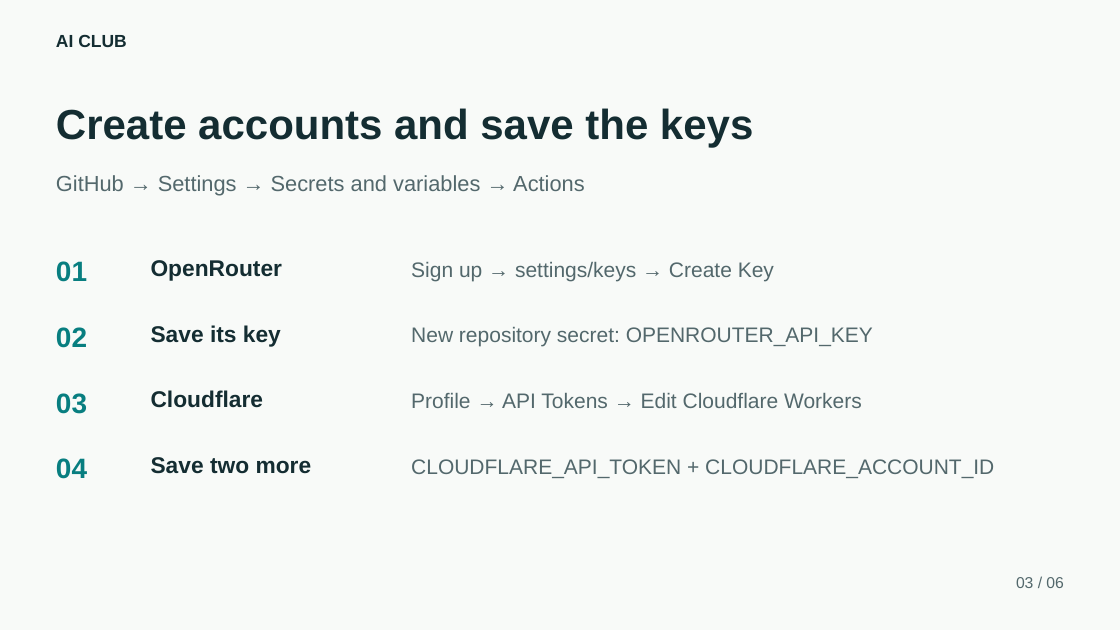
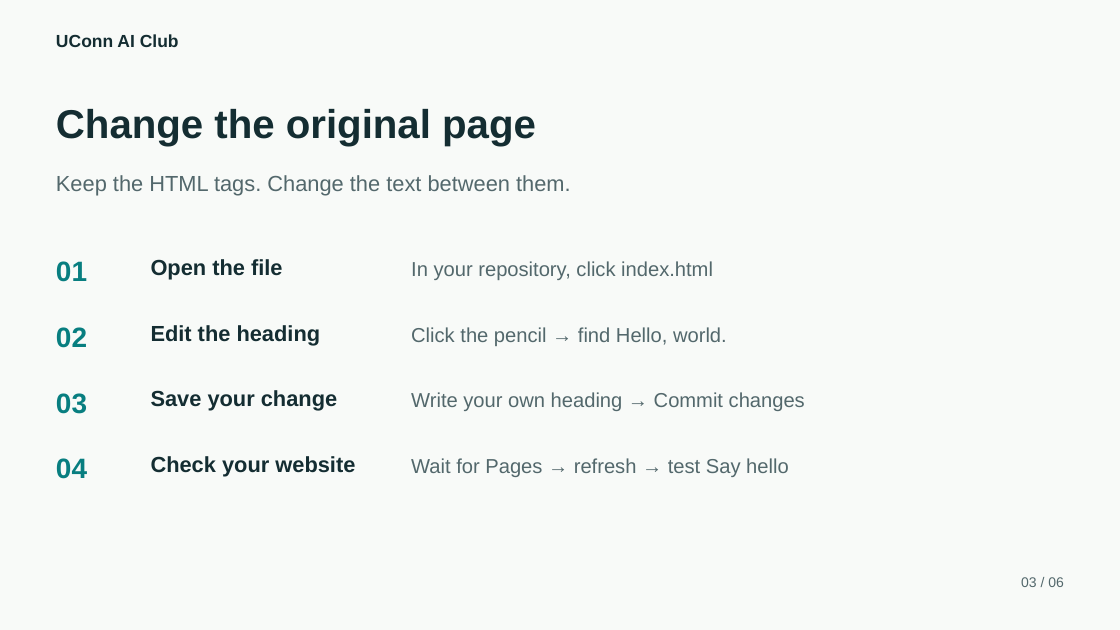
Before and after one commit to Casper3211/Static-Page-Demo, a slide deck: slide 3 of ai-would-you-rather/slides/Would-You-Rather-Workshop.pptx. Drawn at 1120x630 pixels with LibreOffice and Linux fonts; fonts in the diff are those of the drawing. Boxes give left, top, right and bottom in pixels: in the first picture for what was removed or moved away, otherwise in the second. Text is boxed around its words. In the diff, an @@ line names an element or a change of style, - is before the commit and + after.

Commit message:
Simplify UConn workshop with static game and optional AI route

```diff
--- a/ai-would-you-rather/slides/Would-You-Rather-Workshop.pptx
+++ b/ai-would-you-rather/slides/Would-You-Rather-Workshop.pptx
@@ text at (56, 34, 179, 47): text changed @@
-AI CLUB
+UConn AI Club
@@ text at (56, 109, 536, 146): text changed; size 36 to 34.5 pt @@
-Create accounts and save the keys
+Change the original page
@@ text at (56, 175, 571, 196): text changed @@
-GitHub → Settings → Secrets and variables → Actions
+Keep the HTML tags. Change the text between them.
@@ text at (151, 259, 283, 280): text changed; size 19.5 to 18.8 pt @@
-OpenRouter
+Open the file
@@ text at (411, 261, 713, 280): text changed; size 18 to 17.2 pt @@
-Sign up → settings/keys → Create Key
+In your repository, click index.html
@@ text at (151, 325, 321, 345): text changed; size 19.5 to 18.8 pt @@
-Save its key
+Edit the heading
@@ text at (411, 327, 727, 346): text changed; size 18 to 17.2 pt @@
-New repository secret: OPENROUTER_API_KEY
+Click the pencil → find Hello, world.
@@ text at (151, 390, 337, 411): text changed; size 19.5 to 18.8 pt @@
-Cloudflare
+Save your change
@@ text at (411, 392, 805, 411): text changed; size 18 to 17.2 pt @@
-Profile → API Tokens → Edit Cloudflare Workers
+Write your own heading → Commit changes
@@ text at (151, 456, 355, 477): text changed; size 19.5 to 18.8 pt @@
-Save two more
+Check your website
@@ text at (411, 458, 789, 477): text changed; size 18 to 17.2 pt @@
-CLOUDFLARE_API_TOKEN + CLOUDFLARE_ACCOUNT_ID
+Wait for Pages → refresh → test Say hello
@@ text "03 / 06" at (1021, 577, 1064, 587): size 13.5 to 12 pt @@
```
Also in this commit, not shown: 3 other slides changed, 2 slides added, 2 slides removed, 6 other files.
